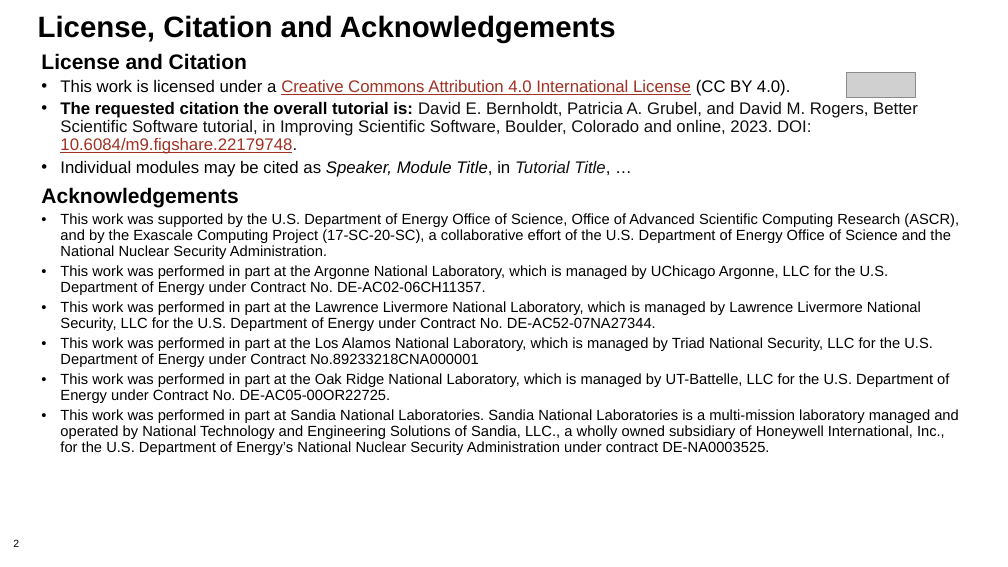
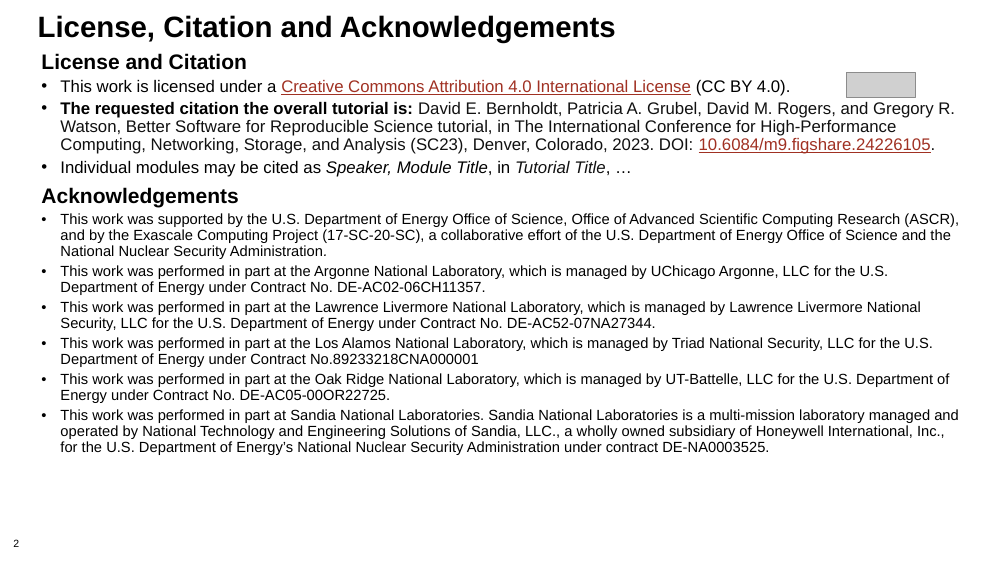
Before and after one commit to bssw-tutorial/presentations, a slide deck: slide 2 of intro.pptx. Drawn at 1008x567 pixels with LibreOffice and Linux fonts; fonts in the diff are those of the drawing; grey boxes stand for pictures; background and template pictures are left out. Boxes give left, top, right and bottom in pixels: in the first picture for what was removed or moved away, otherwise in the second. Text is boxed around its words. In the diff, an @@ line names an element or a change of style, - is before the commit and + after.

```diff
--- a/intro.pptx
+++ b/intro.pptx
@@ text at [60, 102, 955, 154]: text changed @@
-• The requested citation the overall tutorial is: David E. Bernholdt, Patricia A. Grubel, and David M. Rogers, Better Scientific Software tutorial, in Improving Scientific Software, Boulder, Colorado and online, 2023. DOI: 10.6084/m9.figshare.22179748.
+• The requested citation the overall tutorial is: David E. Bernholdt, Patricia A. Grubel, David M. Rogers, and Gregory R. Watson, Better Software for Reproducible Science tutorial, in The International Conference for High-Performance Computing, Networking, Storage, and Analysis (SC23), Denver, Colorado, 2023. DOI: 10.6084/m9.figshare.24226105.
```
Also in this commit, not shown: 3 other slides changed, 1 slide added, 1 other file.
